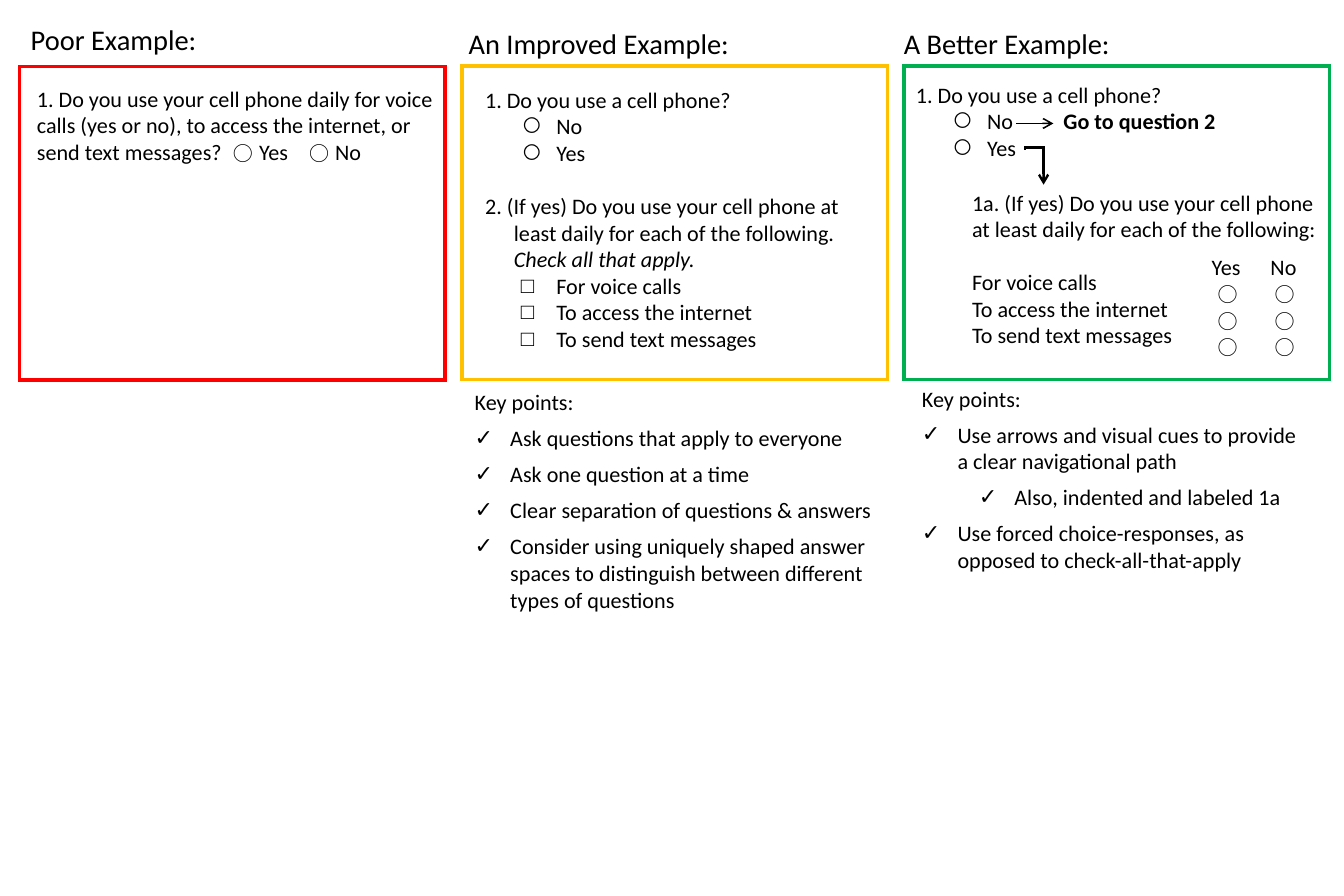
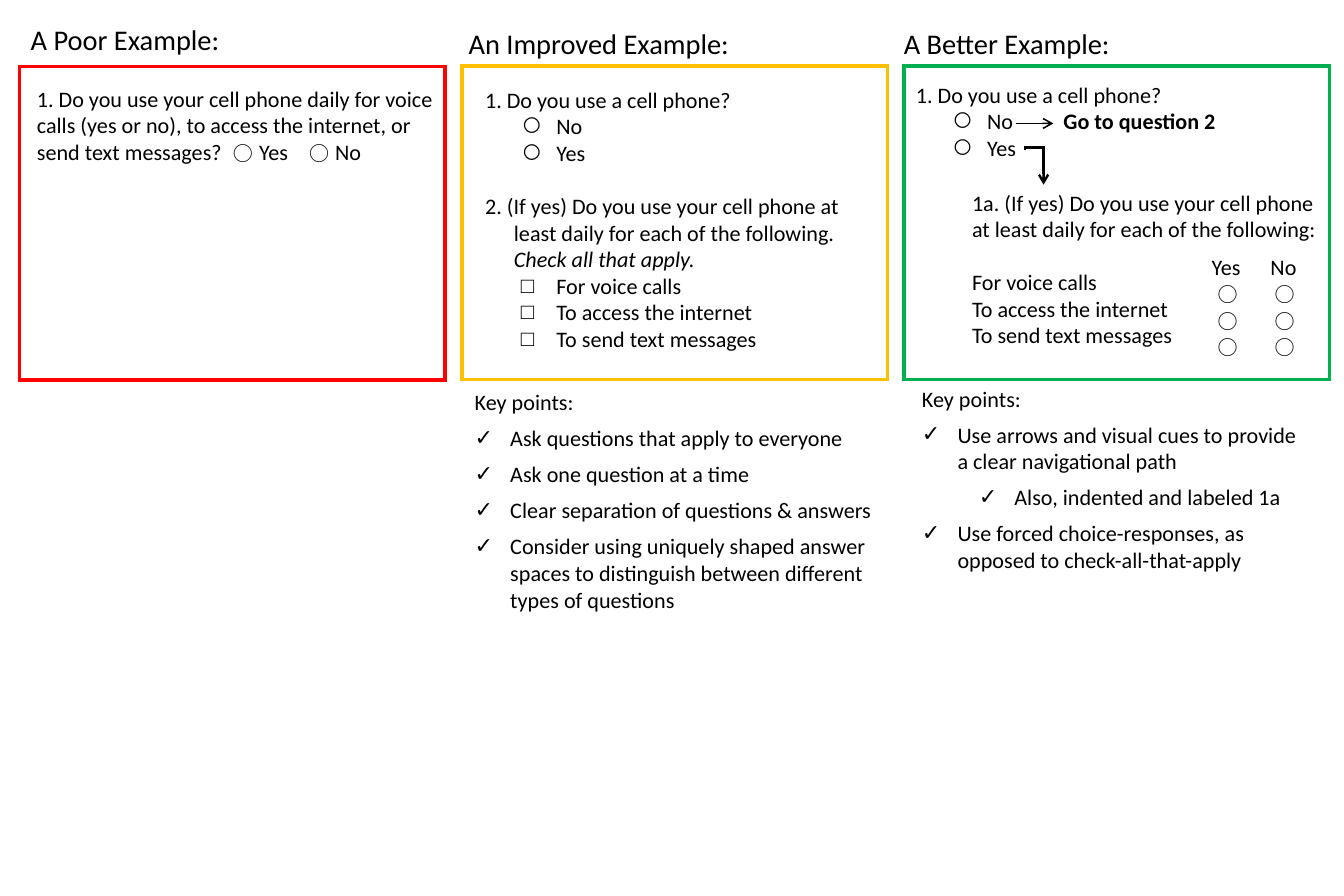
Before and after one commit to kpuka/SIMAH, a slide deck: slide 1 of images/posts/survey_design/2.pptx. Drawn at 1344x896 pixels with LibreOffice and Linux fonts; fonts in the diff are those of the drawing. Boxes give left, top, right and bottom in pixels: in the first picture for what was removed or moved away, otherwise in the second. Text is boxed around its words. In the diff, an @@ line names an element or a change of style, - is before the commit and + after.

```diff
--- a/images/posts/survey_design/2.pptx
+++ b/images/posts/survey_design/2.pptx
@@ text at box(31, 30, 219, 55): text changed @@
-Poor Example:
+A Poor Example:
```
Also in this commit, not shown: 6 slides added, 2 other files.
